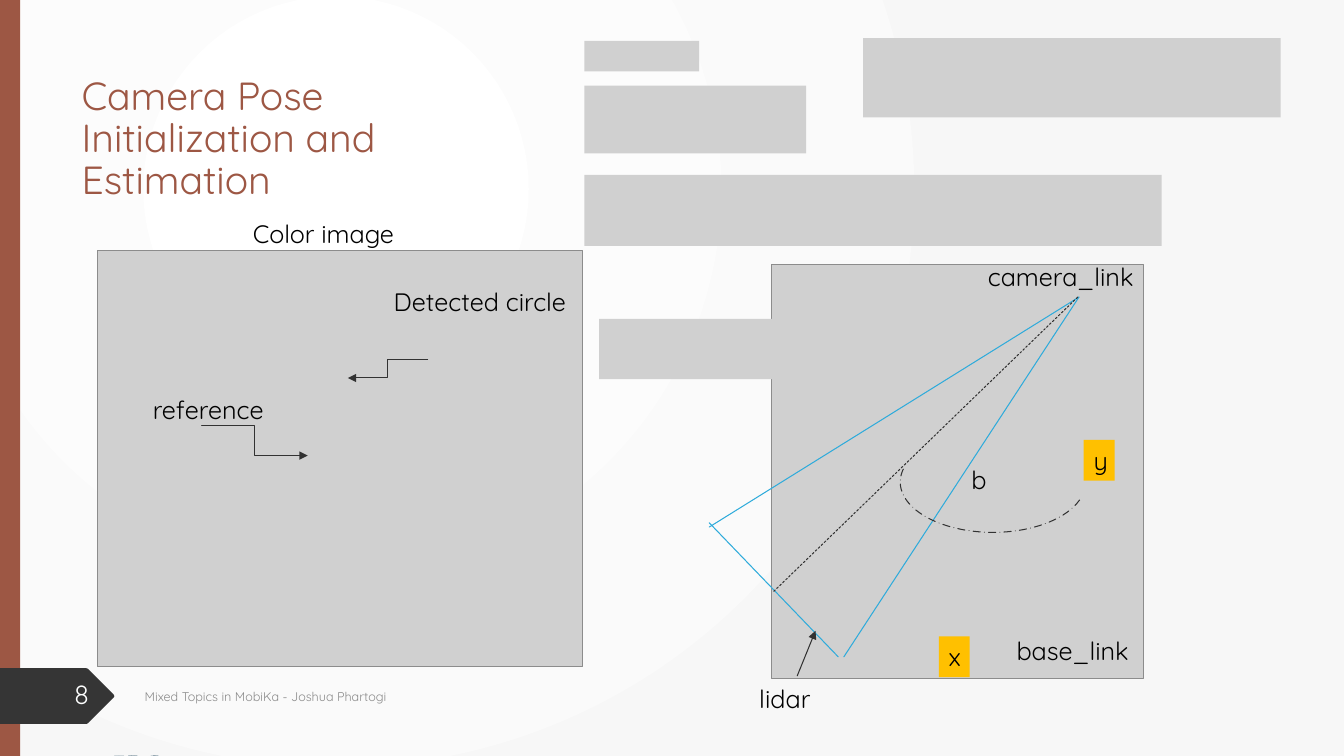
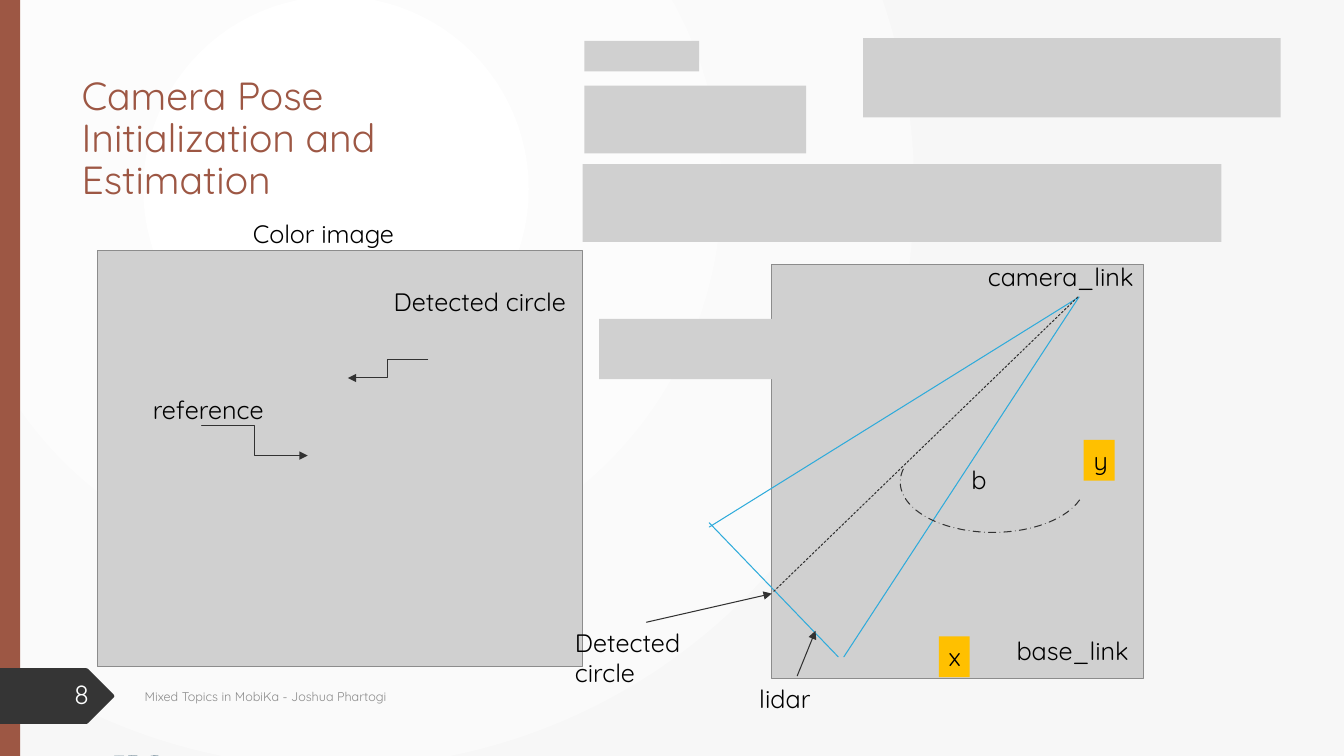
Before and after one commit to Jphartogi/Ipa_final_presentation, a slide deck: slide 8 of Internship Presentation.pptx. Drawn at 1344x756 pixels with LibreOffice and Linux fonts; fonts in the diff are those of the drawing; grey boxes stand for pictures. Boxes give left, top, right and bottom in pixels: in the first picture for what was removed or moved away, otherwise in the second. Text is boxed around its words. In the diff, an @@ line names an element or a change of style, - is before the commit and + after.

```diff
--- a/Internship Presentation.pptx
+++ b/Internship Presentation.pptx
@@ picture resized from (x1=585, y1=174, x2=1163, y2=246) to (x1=583, y1=164, x2=1222, y2=242) @@
@@ arrow added from (646, 622) to (772, 594), #333333 0.75 pt @@
@@ text added at (x1=575, y1=626, x2=680, y2=683), 18 pt, text #000000 @@
+Detected circle
```
Also in this commit, not shown: 3 other slides changed, 1 slide added.
